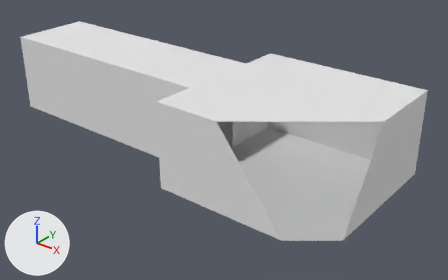
A saved change to the Blender file DyNaDeMo/assets/Textures/DeathRoute.blend.
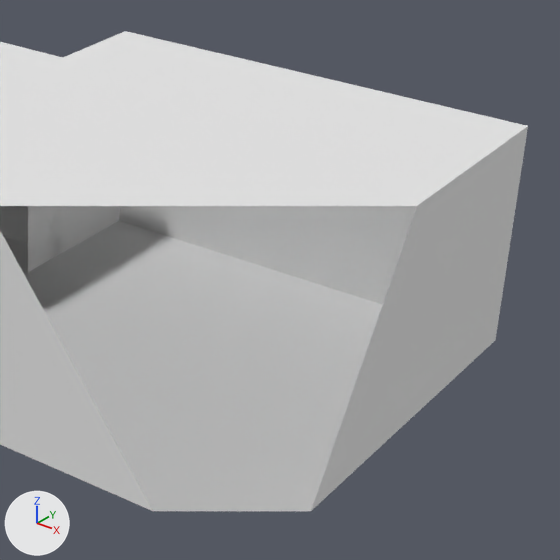
There are two pictures of each version: one whole from a camera (50 mm lens) standing at (3.14, -5.09, 3.37) and looking at (-1.04, 0.14, 0.13), one close up on the part from 49% to 98% of the width and 15% to 93% of the height. Arrows for +X, +Y and +Z are at lower left; the lights stay in place. Everything nearer to the camera than a plane just in front of the edit is cut away.

The first close-up shows 'Corridor', 'Room'.
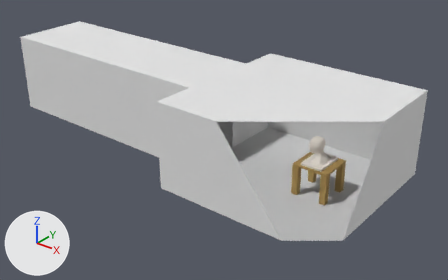
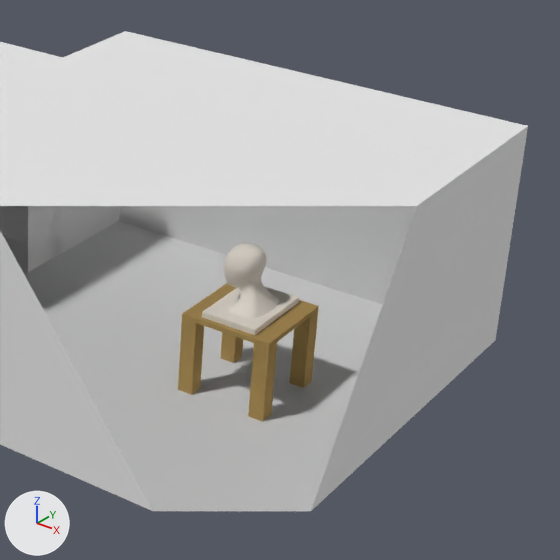
Boxes [x1, y1, x2, y2] around the edits, measured in the close-ups (560 x 560 px):
'Table', added: after [178, 283, 319, 421]
'Head', added: after [224, 244, 279, 318]
'HeadBase', added: after [202, 286, 299, 335]

What changed in the scene script:
```text
Add mat_table:
    mat_table = diffuse_material('Table')
    mat_table.base_color = (0.515, 0.342, 0.122)  # orange #be9e62
Add mat_headbase:
    mat_headbase = diffuse_material('HeadBase')
    mat_headbase.base_color = (1.0, 0.932, 0.837)  # white #fff7ec
Add mat_head:
    mat_head = diffuse_material('Head')
    mat_head.base_color = (1.0, 0.932, 0.837)  # white #fff7ec
Add me_table:
    me_table.from_pydata(...)  # 48 vertices, 46 faces; spans x -1.27..0.73, y -1.08..0.92, z -1.77..0.0
    me_table.materials.append(mat_table)  # orange #be9e62
Add me_headbase:
    me_headbase.from_pydata(...)  # 54 vertices, 42 faces; spans x -3.32..3.32, y -2.4..2.18, z -0.28..0.18
    me_headbase.polygons.foreach_set('use_smooth', [True] * 42)
    me_headbase.materials.append(mat_headbase)  # white #fff7ec
Add me_head:
    me_head.from_pydata(...)  # 2048 vertices, 2016 faces, 8 loose edges; spans x -2.19..2.19, y -1.35..2.67, z -3.26..1.47
    me_head.polygons.foreach_set('use_smooth', [True] * 2016)
    me_head.materials.append(mat_head)  # its picture is missing
Add ob_table:
    ob_table = bpy.data.objects.new('Table', me_table)
    ob_table.location = (0.364, -0.07, 0.355)
    ob_table.rotation_euler = (0.0, 0.0, -1.565)  # degrees (0, 0, -90)
    ob_table.scale = (0.2, 0.2, 0.2)
Add ob_headbase:
    ob_headbase = bpy.data.objects.new('HeadBase', me_headbase)
    ob_headbase.location = (0.354, -0.018, 0.37)
    ob_headbase.rotation_euler = (0.0, 0.0, -1.565)  # degrees (0, 0, -90)
    ob_headbase.scale = (0.053, 0.053, 0.053)
Add ob_head:
    ob_head = bpy.data.objects.new('Head', me_head)
    ob_head.location = (0.3, -0.014, 0.552)
    ob_head.rotation_euler = (0.0, 0.0, -1.565)  # degrees (0, 0, -90)
    ob_head.scale = (0.053, 0.053, 0.053)
```
